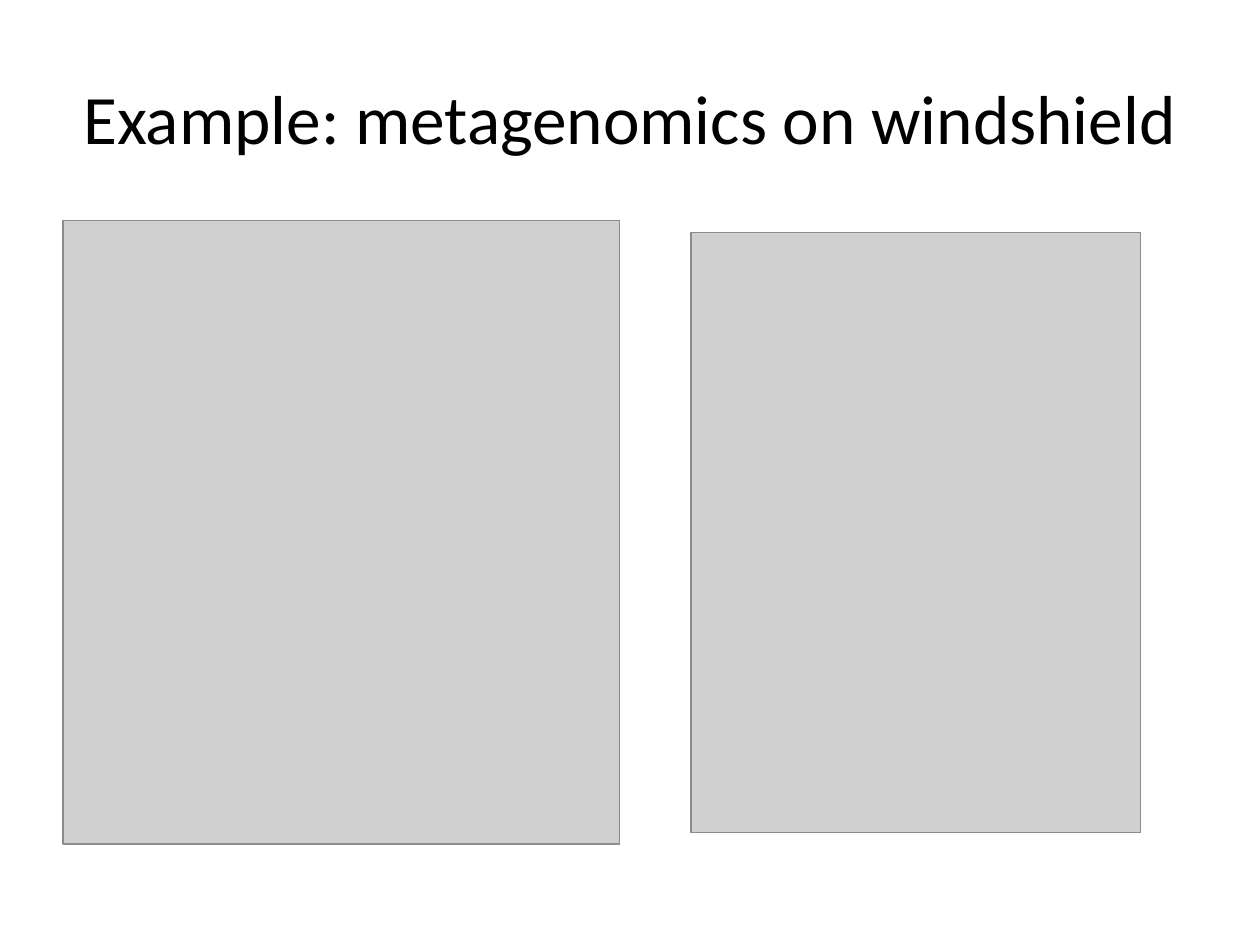
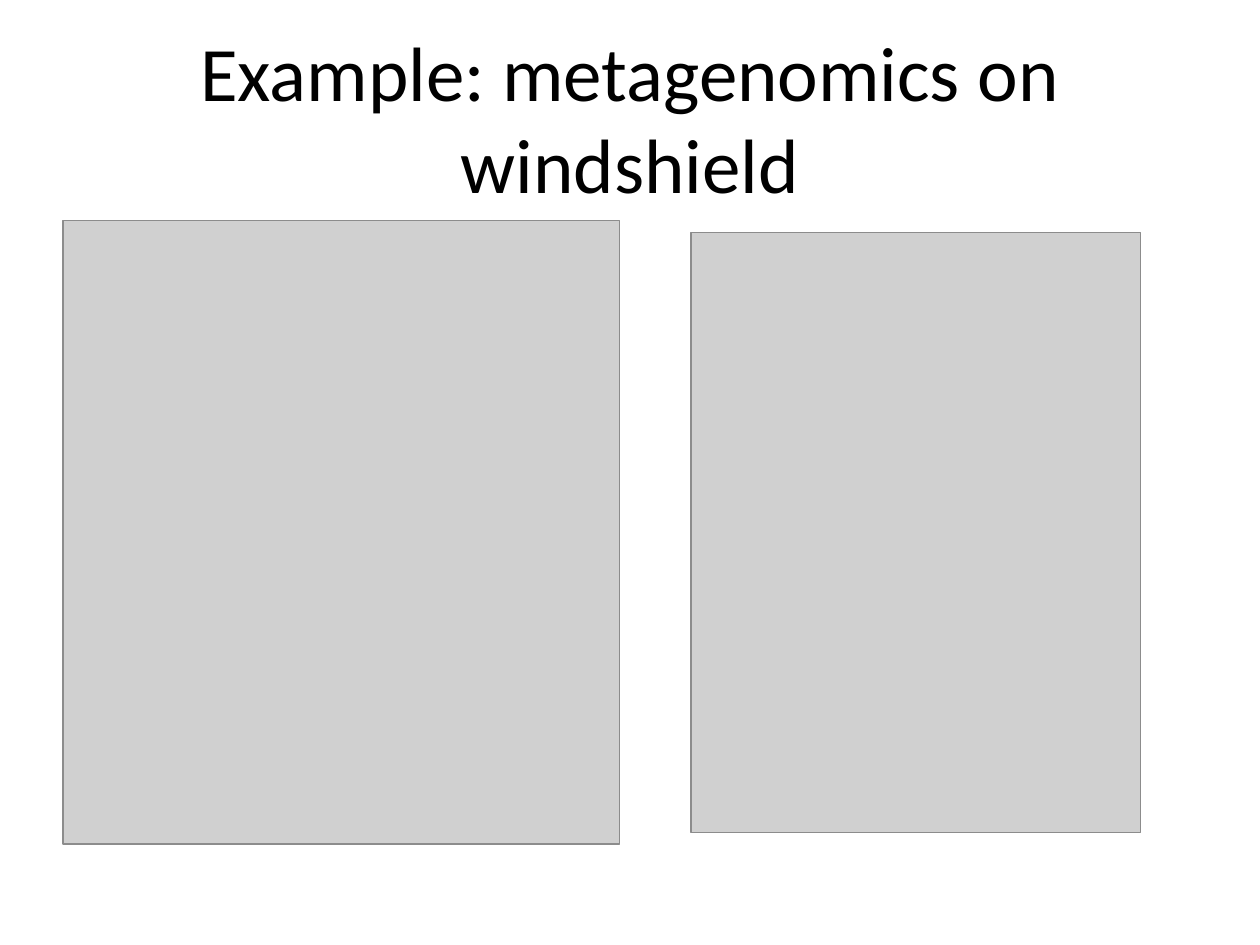
Before and after one commit to naturalis/arangs, a slide deck: slide 5 of doc/slides/day4/session3/RunningWorkflows.pptx. Drawn at 1260x945 pixels with LibreOffice and Linux fonts; fonts in the diff are those of the drawing; grey boxes stand for pictures. Boxes give left, top, right and bottom in pixels: in the first picture for what was removed or moved away, otherwise in the second. Text is boxed around its words. In the diff, an @@ line names an element or a change of style, - is before the commit and + after.

```diff
--- a/doc/slides/day4/session3/RunningWorkflows.pptx
+++ b/doc/slides/day4/session3/RunningWorkflows.pptx
@@ text "Example: metagenomics on windshield" at bbox=[200, 47, 1058, 194]: size 39.6 to 44 pt @@
```
Also in this commit, not shown: 4 other slides changed, 1 slide added, 1 other file.
